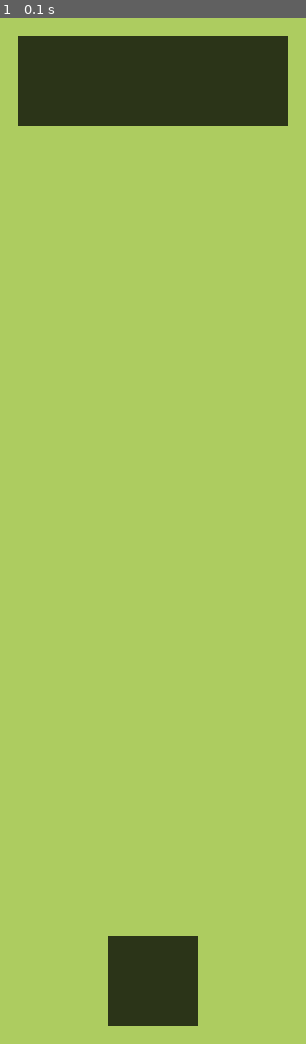
Above: before the commit, frame 1.
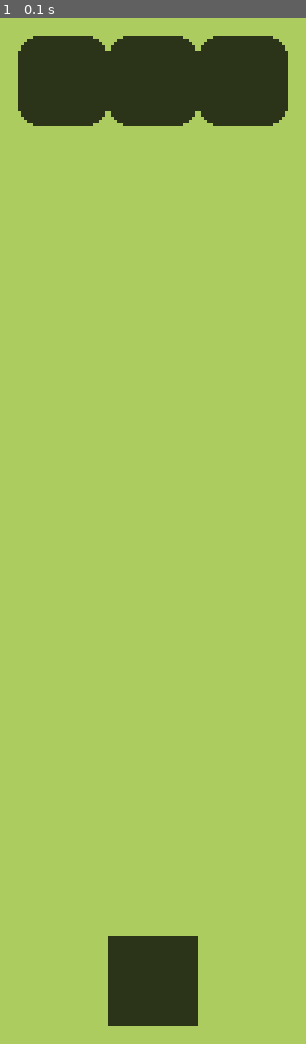
Above: after the commit, the same moment.

Repository: LuisFer-png/PYTHON
Game: pygame game, started from luisfernandopygames/si.py
Two runs of this game, one before a commit and one after it. Both use one fixed random seed, a clock stepped at 60 frames per second and the inputs below.
Inputs:
- Up to frame 1 (0.1 s): no input

The runs differ from the first frame. In frame 1, 0.4% of the frame differs, in the area x 5-95%, y 1-11%.

Commit message:
Add files via upload

Diff:
--- a/luisfernandopygames/si.py
+++ b/luisfernandopygames/si.py
@@ -30,7 +30,7 @@
     def draw(self):
         for segment in self.body:
             segment_rect = pygame.Rect(segment.x * cell_size, segment.y * cell_size, cell_size, cell_size)
-            pygame.draw.rect(screen, Snake_COLOR, segment_rect)
+            pygame.draw.rect(screen, Snake_COLOR, segment_rect,0, 7)
 
 screen = pygame.display.set_mode((cell_size * number_of_cells,cell_size * number_of_cells))
 
